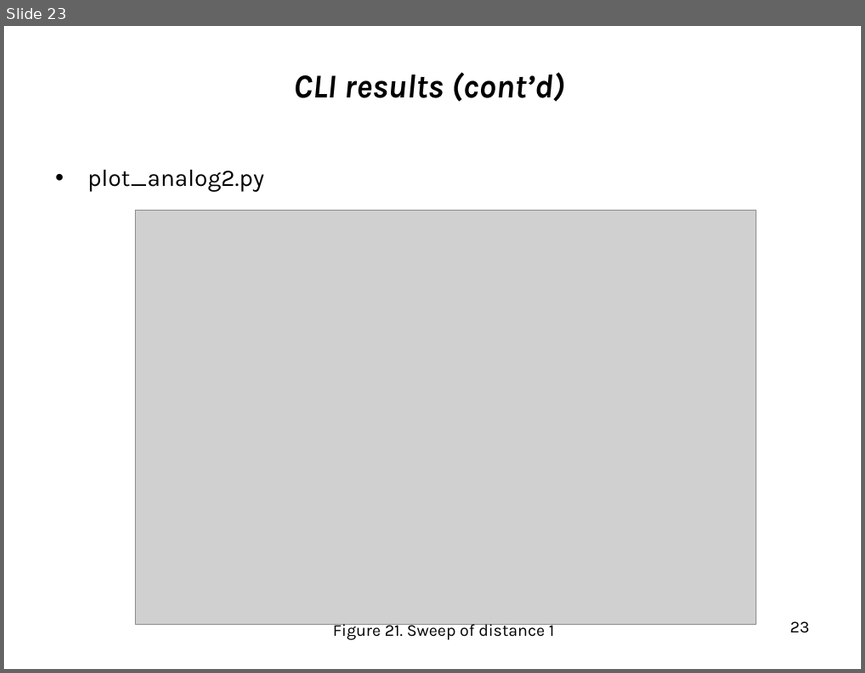
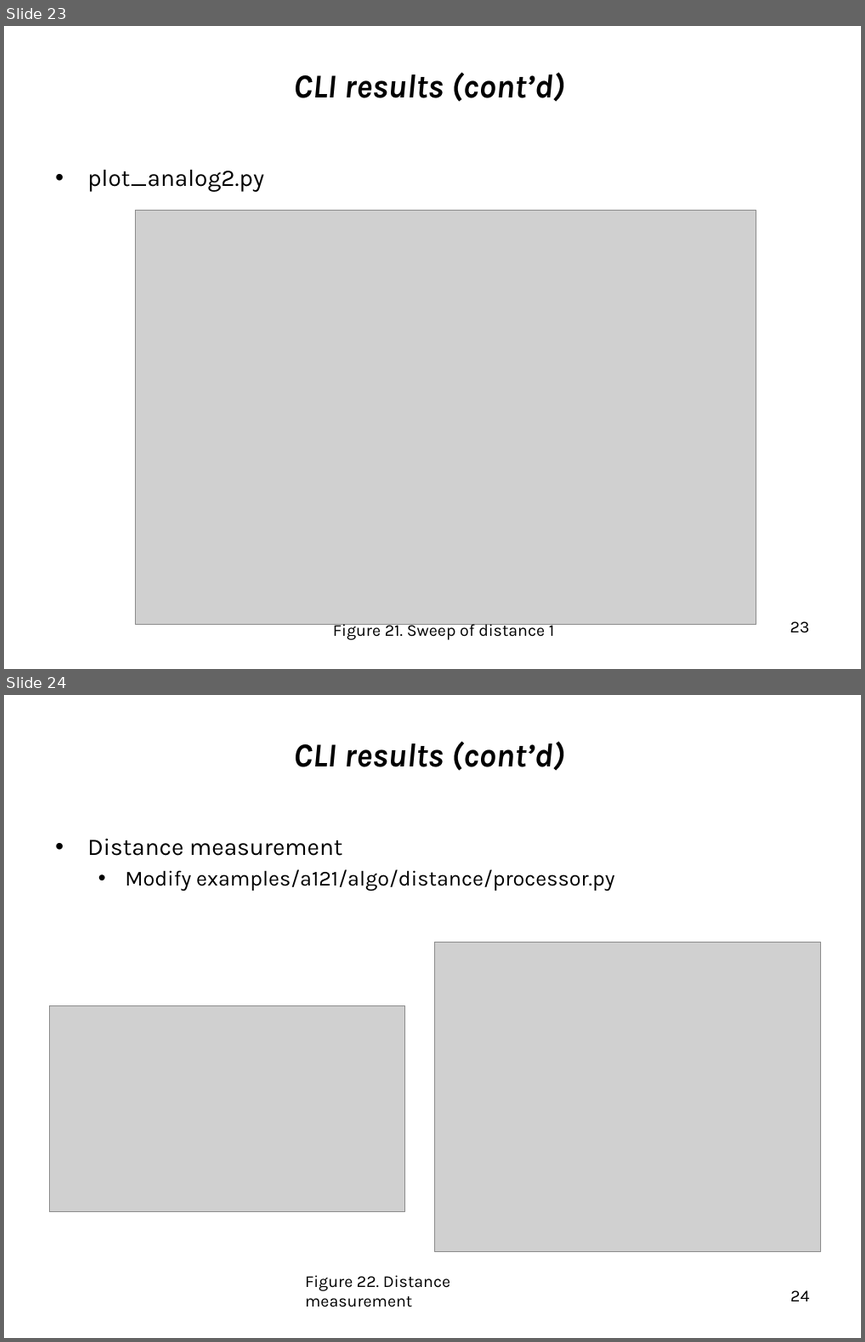
Before and after one commit to minchoCoin/xm125-practice, a slide deck: [2025_김태훈]XM125.pptx. Shown one above the other, each under a label of ours: slide 23 before the commit, slides 23 and 24 after it. The pictures are 865x673 and 865x1342 pixels, drawn with LibreOffice and Linux fonts; fonts in the diff are those of the drawing; grey boxes stand for pictures; background and template pictures are left out. Boxes give left, top, right and bottom in pixels: in the first picture for what was removed or moved away, otherwise in the second. Text is boxed around its words. In the diff, an @@ line names an element or a change of style, - is before the commit and + after.

```diff
--- a/[2025_김태훈]XM125.pptx
+++ b/[2025_김태훈]XM125.pptx
@@ slide 24 added at (x1=4, y1=695, x2=861, y2=1338), background #FFFFFF @@
@@ title added at (x1=293, y1=741, x2=565, y2=771), 28 pt, text #000000, bold, italic @@
+CLI results (cont’d)
@@ text added at (x1=87, y1=838, x2=614, y2=891), 18 pt, text #000000 @@
+• Distance measurement
+  • Modify examples/a121/algo/distance/processor.py
@@ picture added at (x1=434, y1=941, x2=821, y2=1251) @@
@@ picture added at (x1=49, y1=1006, x2=405, y2=1212) @@
@@ text added at (x1=305, y1=1275, x2=450, y2=1307), 14 pt, text #000000 @@
+Figure 22. Distance measurement
@@ page number added at (x1=790, y1=1290, x2=809, y2=1301), 14 pt, text #000000 @@
+24
```
Also in this commit, not shown: 7 slides changed, 5 other slides added, 1 other file.
